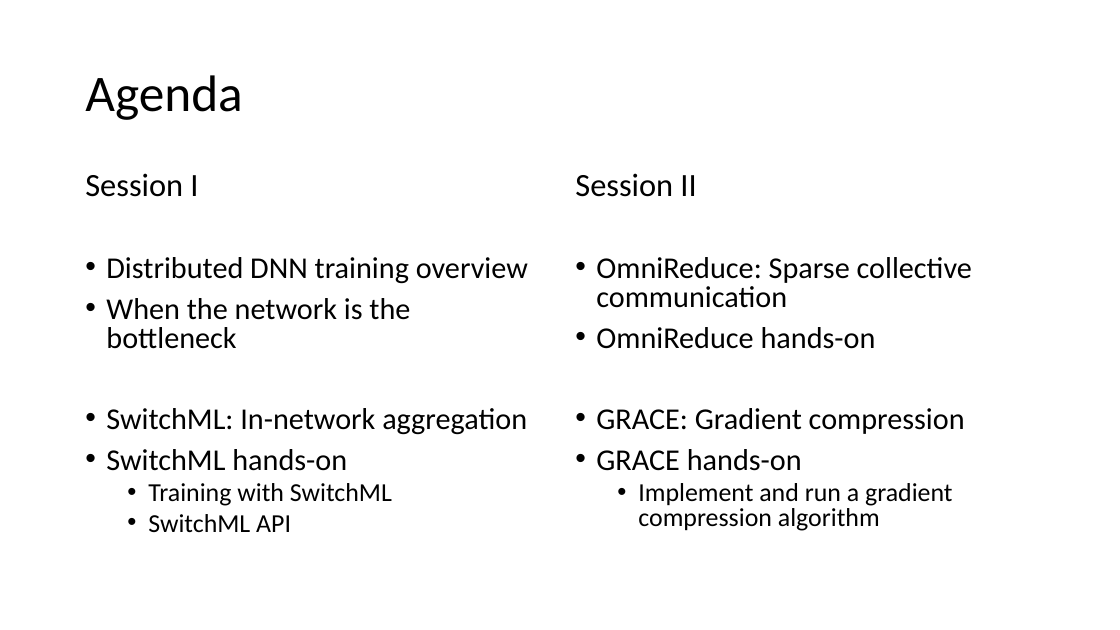
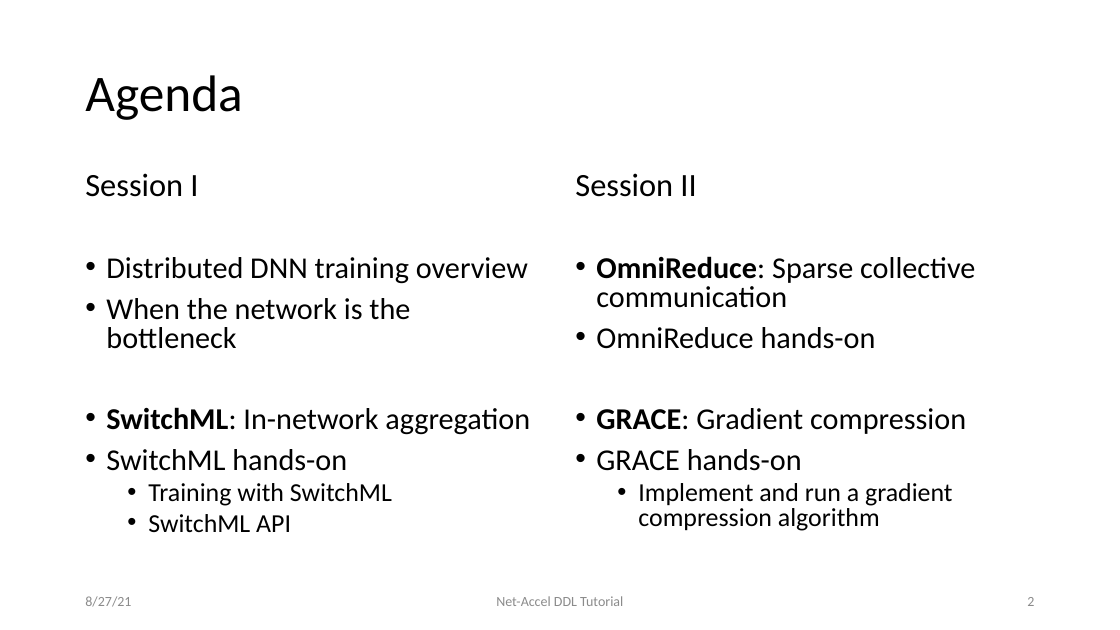
Before and after one commit to sands-lab/net-accel-dl-tutorial-sigcomm21, a slide deck: slide 2 of 1-intro.pptx. Drawn at 1120x630 pixels with LibreOffice and Linux fonts; fonts in the diff are those of the drawing. Boxes give left, top, right and bottom in pixels: in the first picture for what was removed or moved away, otherwise in the second. Text is boxed around its words. In the diff, an @@ line names an element or a change of style, - is before the commit and + after.

```diff
--- a/1-intro.pptx
+++ b/1-intro.pptx
@@ text at bbox=[596, 256, 975, 434]: bold on in "OmniReduce:", "GRACE:" @@
@@ text at bbox=[106, 407, 530, 435]: bold on in "SwitchML:" @@
@@ text added at bbox=[85, 596, 131, 607], 12 pt, text #8C8C8C @@
+8/27/21
@@ text added at bbox=[496, 596, 623, 606], 12 pt, text #8C8C8C @@
+Net-Accel DDL Tutorial
@@ page number added at bbox=[1027, 597, 1034, 606], 12 pt, text #8C8C8C @@
+2
```
Also in this commit, not shown: 14 other slides changed, 2 slides added, 1 other file.
